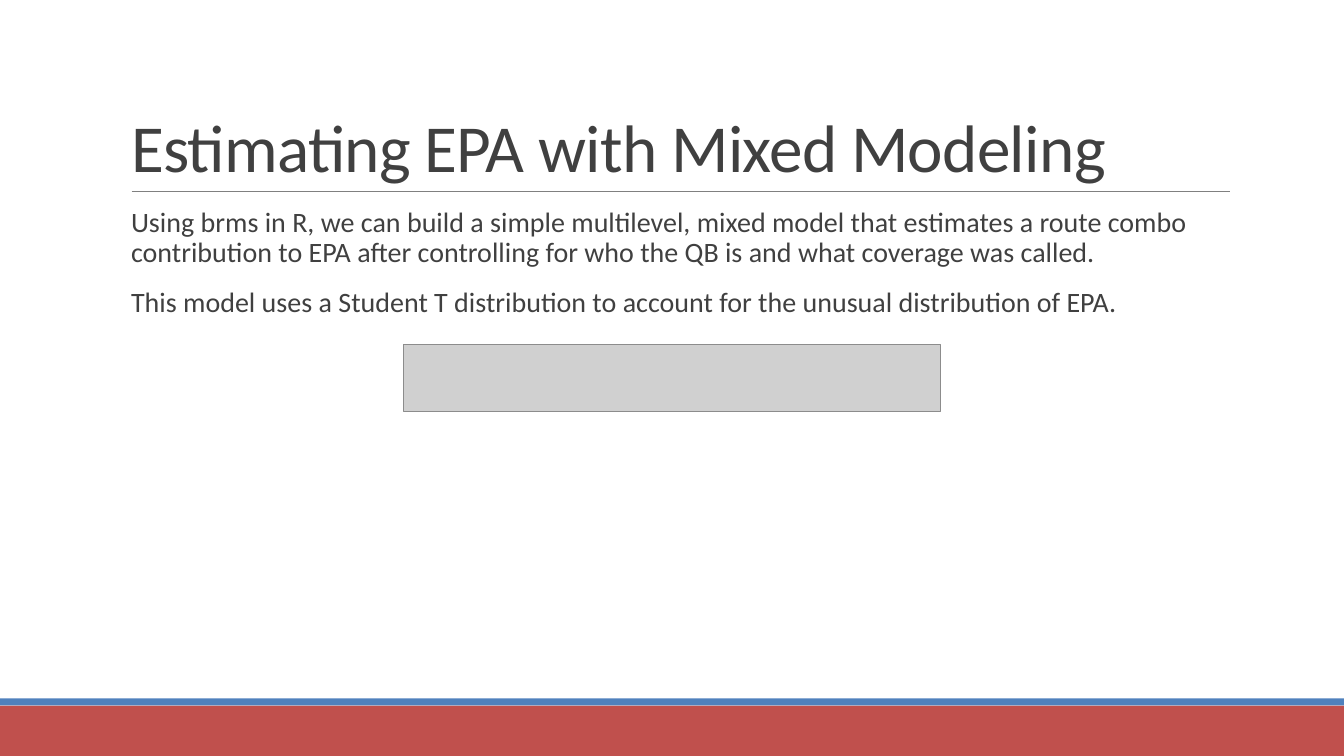
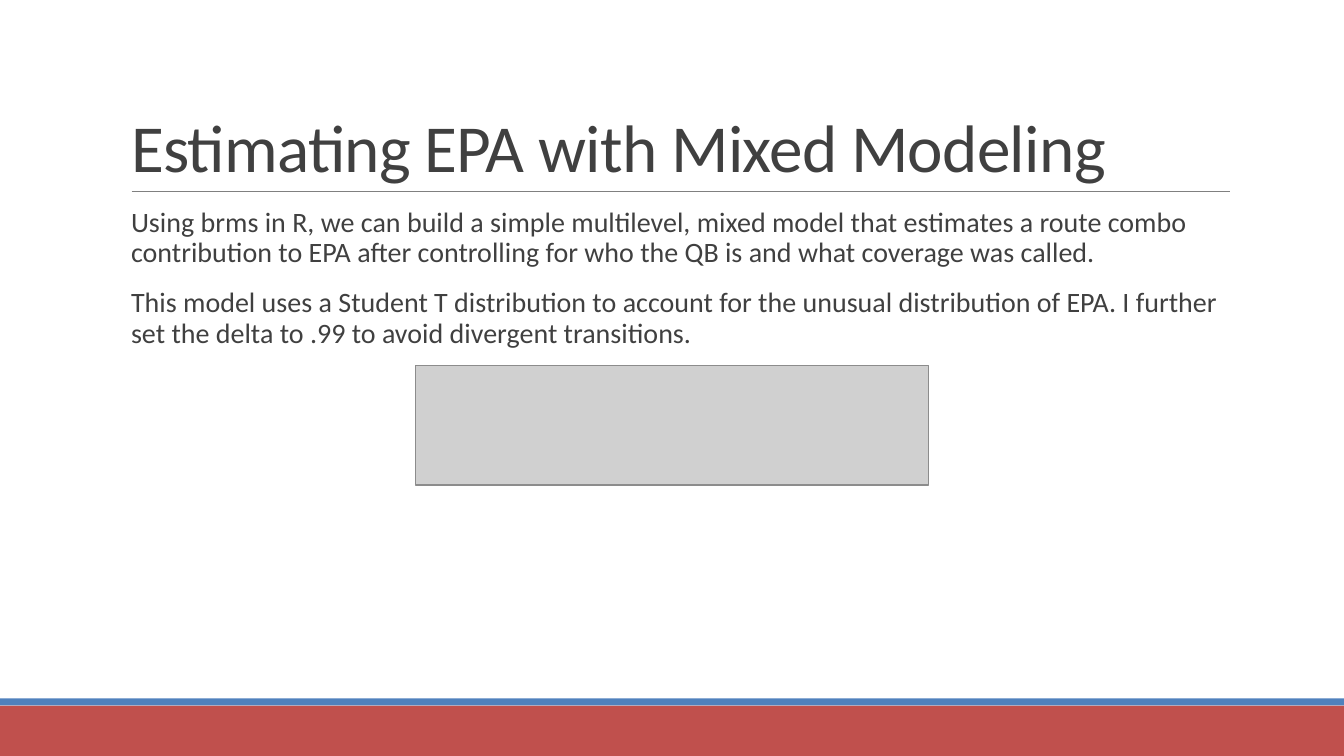
Before and after one commit to SportsInfoSolutions/AnalyticsChallenge2021, a slide deck: slide 13 of Submissions/jtchernak@comcast.net/Sports Info Solutions Analytics Challenge.pptx. Drawn at 1344x756 pixels with LibreOffice and Linux fonts; fonts in the diff are those of the drawing; grey boxes stand for pictures. Boxes give left, top, right and bottom in pixels: in the first picture for what was removed or moved away, otherwise in the second. Text is boxed around its words. In the diff, an @@ line names an element or a change of style, - is before the commit and + after.

```diff
--- a/Submissions/jtchernak@comcast.net/Sports Info Solutions Analytics Challenge.pptx
+++ b/Submissions/jtchernak@comcast.net/Sports Info Solutions Analytics Challenge.pptx
@@ text at (x1=131, y1=292, x2=1217, y2=348): text changed @@
-  This model uses a Student T distribution to account for the unusual distribution of EPA.
+  This model uses a Student T distribution to account for the unusual distribution of EPA. I further set the delta to .99 to avoid divergent transitions.
@@ picture removed at (x1=404, y1=345, x2=941, y2=411) @@
@@ picture added at (x1=415, y1=365, x2=929, y2=485) @@
```
Also in this commit, not shown: 1 other slide changed.
